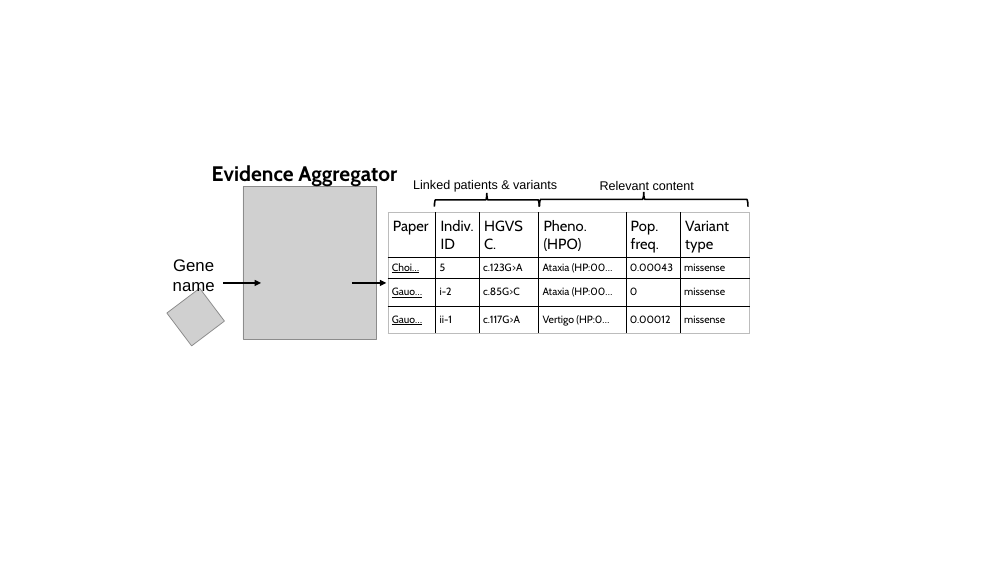
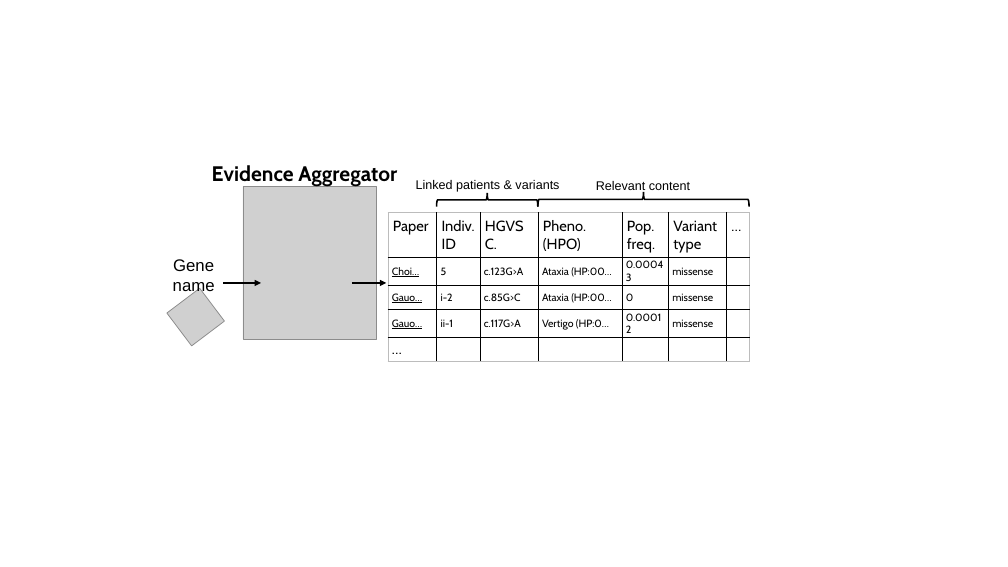
Before and after one commit to ashleymaeconard/ashleymaeconard.github.io, a slide deck: slide 2 of paper_figs.pptx. Drawn at 1008x567 pixels with LibreOffice and Linux fonts; fonts in the diff are those of the drawing; grey boxes stand for pictures. Boxes give left, top, right and bottom in pixels: in the first picture for what was removed or moved away, otherwise in the second. Text is boxed around its words. In the diff, an @@ line names an element or a change of style, - is before the commit and + after.

```diff
--- a/paper_figs.pptx
+++ b/paper_figs.pptx
@@ text "Relevant content": place and size @@
-text "Relevant content" at box(600, 181, 694, 193)
+text "Relevant content" at box(596, 181, 690, 193)
@@ table at box(388, 212, 749, 348) @@
-Paper | Indiv.ID | HGVS C. | Pheno. (HPO) | Pop. freq. | Variant type
-Choi… | 5 | c.123G>A | Ataxia (HP:00… | 0.00043 | missense
-Gauo… | i-2 | c.85G>C | Ataxia (HP:00… | 0 | missense
-Gauo… | ii-1 | c.117G>A | Vertigo (HP:0… | 0.00012 | missense
+Paper | Indiv.ID | HGVS C. | Pheno. (HPO) | Pop. freq. | Variant type | …
+Choi… | 5 | c.123G>A | Ataxia (HP:00… | 0.00043 | missense | 
+Gauo… | i-2 | c.85G>C | Ataxia (HP:00… | 0 | missense | 
+Gauo… | ii-1 | c.117G>A | Vertigo (HP:0… | 0.00012 | missense | 
+… |  |  |  |  |  | 
```
Also in this commit, not shown: 1 other file.
